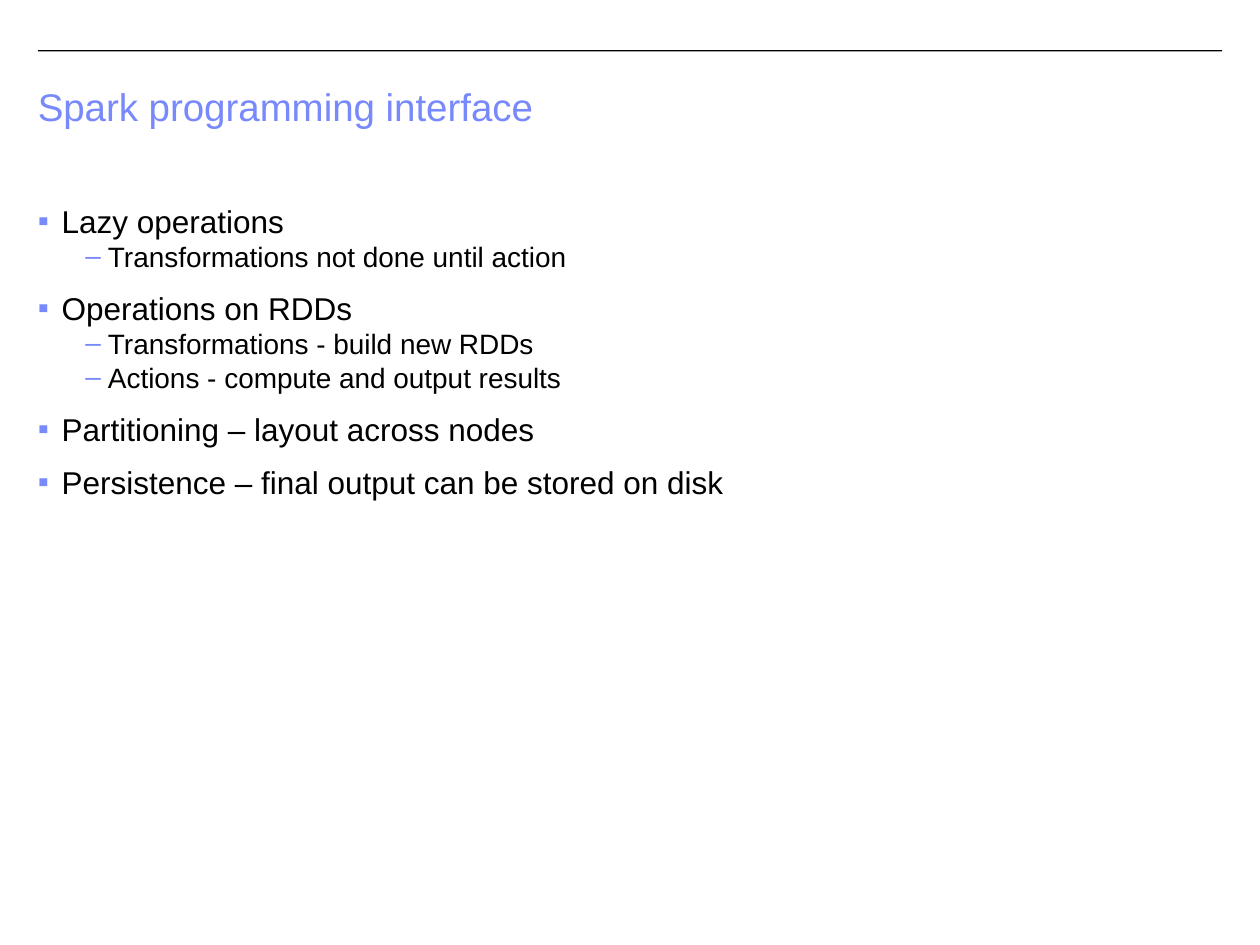
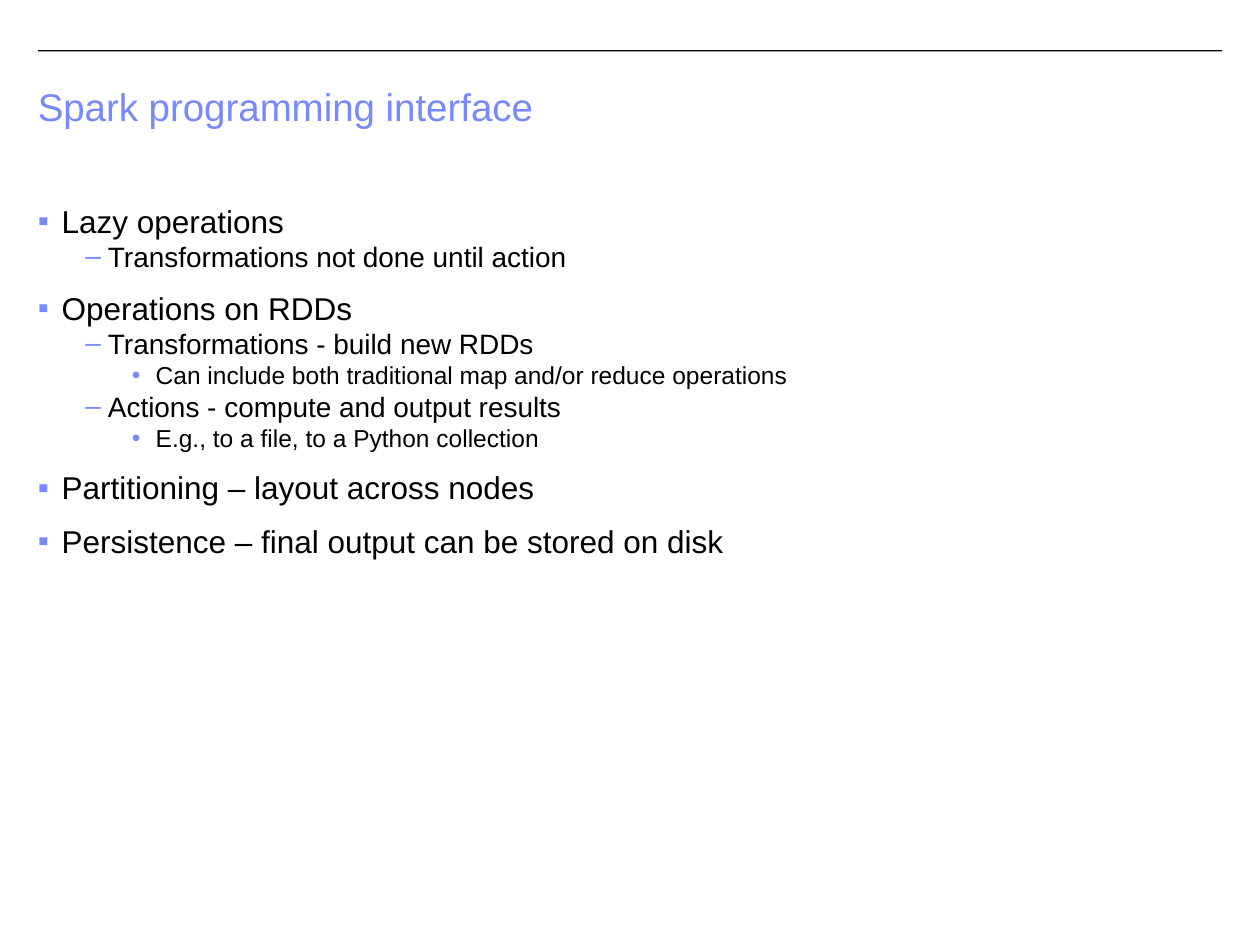
Before and after one commit to CS-W4121/cs-w4121.github.io, a slide deck: slide 24 of slides/Topic 6 - MapReduce and Spark.pptx (slide 19 before the commit). Drawn at 1260x945 pixels with LibreOffice and Linux fonts; fonts in the diff are those of the drawing. Boxes give left, top, right and bottom in pixels: in the first picture for what was removed or moved away, otherwise in the second. Text is boxed around its words. In the diff, an @@ line names an element or a change of style, - is before the commit and + after.

```diff
--- a/slides/Topic 6 - MapReduce and Spark.pptx
+++ b/slides/Topic 6 - MapReduce and Spark.pptx
@@ text at [156,366,787,389]: paragraph added @@
+    • Can include both traditional map and/or reduce operations
@@ text at [156,429,538,452]: paragraph added @@
+    • E.g., to a file, to a Python collection
```
Also in this commit, not shown: 14 other slides changed, 5 slides added, 3 slides removed, 1 other file.
